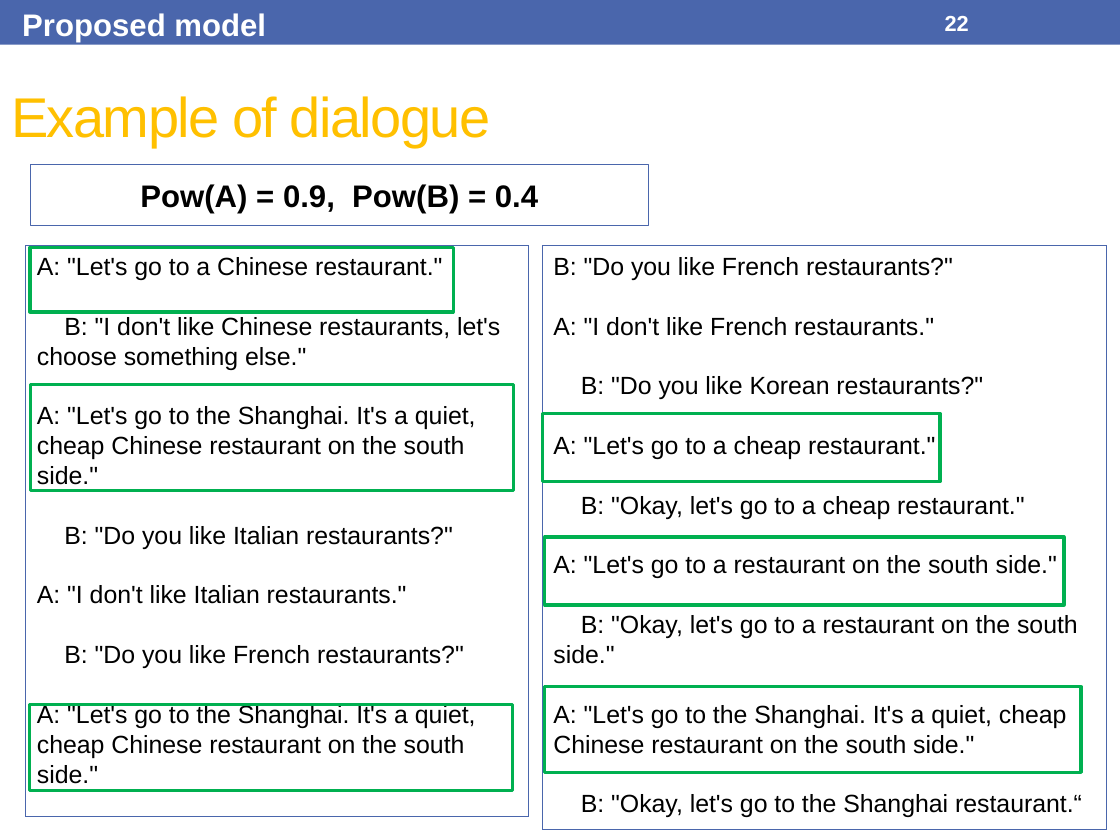
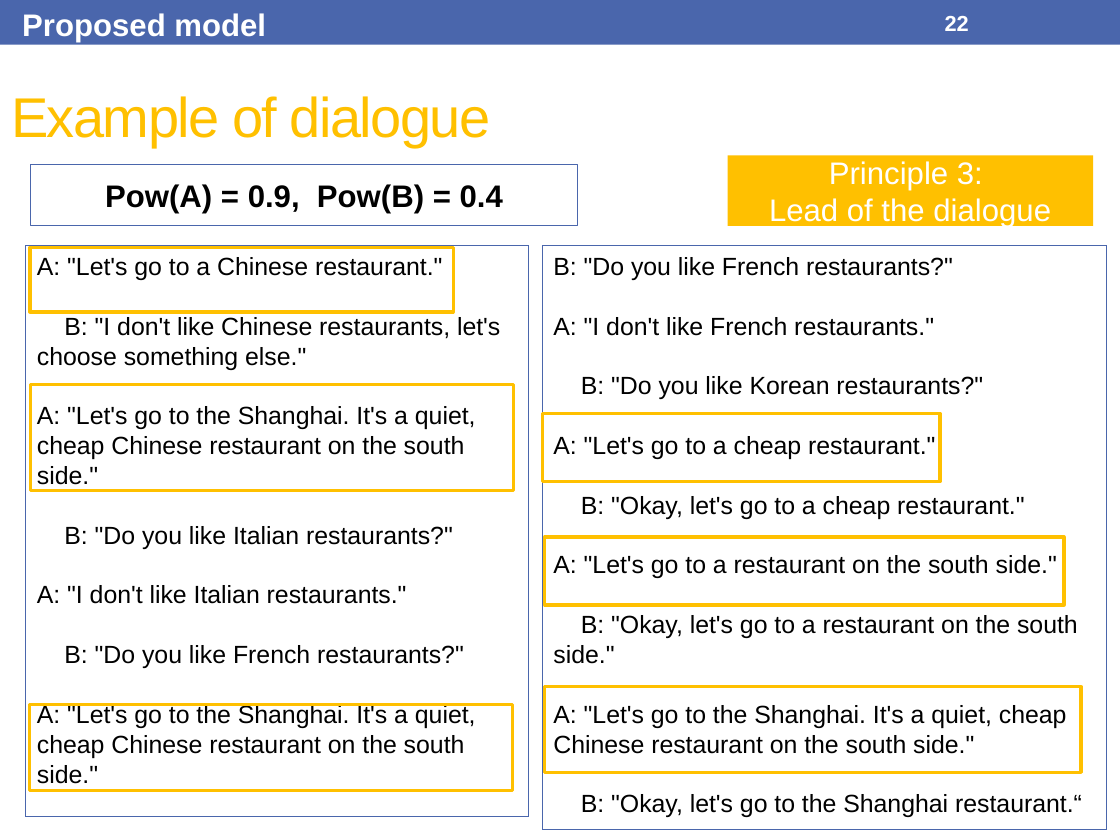
Before and after one commit to Olydia/Discolog, a slide deck: slide 22 of papers/Presentations/IVA17/IVA17.pptx. Drawn at 1120x840 pixels with LibreOffice and Linux fonts; fonts in the diff are those of the drawing. Boxes give left, top, right and bottom in pixels: in the first picture for what was removed or moved away, otherwise in the second. Text is boxed around its words. In the diff, an @@ line names an element or a change of style, - is before the commit and + after.

```diff
--- a/papers/Presentations/IVA17/IVA17.pptx
+++ b/papers/Presentations/IVA17/IVA17.pptx
@@ rectangle "Pow(A) = 0.9, Pow(B) = ...": place and size @@
-rectangle "Pow(A) = 0.9, Pow(B) = ..." at (31,165,648,226)
+rectangle "Pow(A) = 0.9, Pow(B) = ..." at (31,165,578,226)
@@ rectangle added at (728,156,1093,226), fill #FFC000, 20 pt, text #FFFFFF @@
+Principle 3:
+Lead of the dialogue
@@ outline #00B050 2.08 pt to #FFC000 2.08 pt in 6 elements at (30,248,454,312), (31,385,514,491), (542,413,940,482), (544,536,1064,605), (544,687,1081,773), (30,704,513,791) @@
```
Also in this commit, not shown: 8 other slides changed, 1 slide added, 1 other file.
